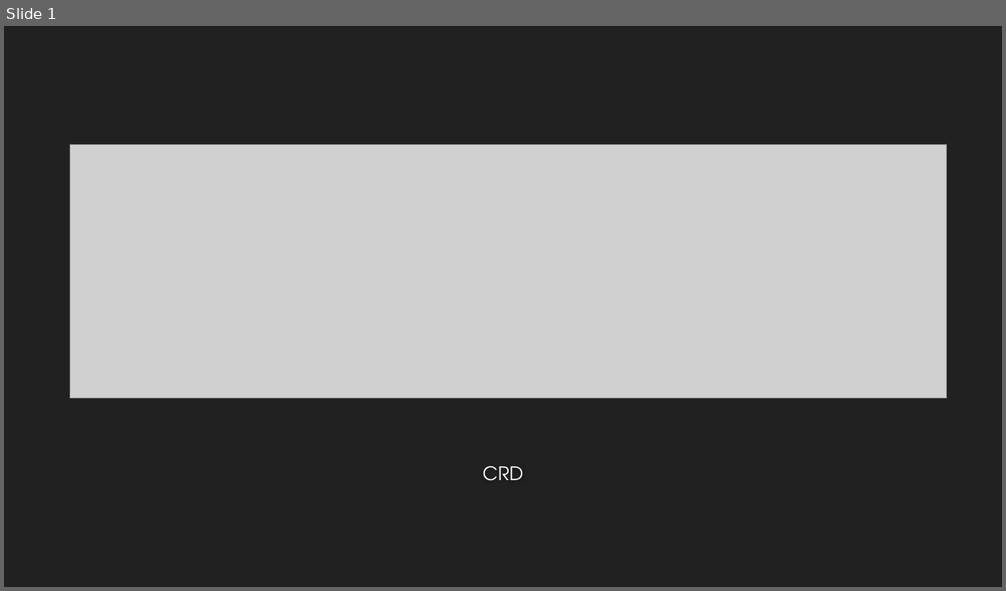
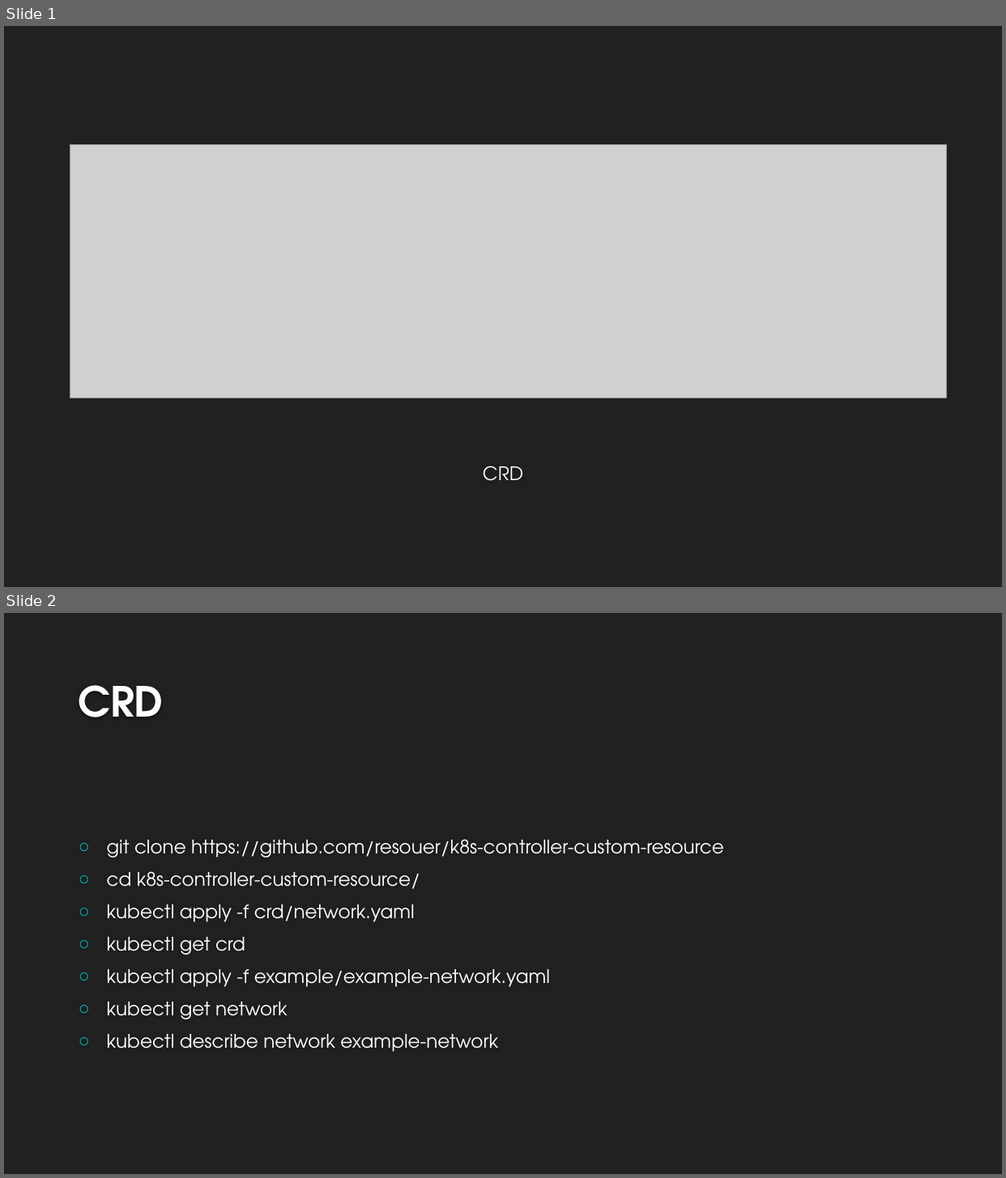
Before and after one commit to airuitian/CloudNative, a slide deck: kubernetes/k8s008.pptx. Shown one above the other, each under a label of ours: slide 1 before the commit, slides 1 and 2 after it. The pictures are 1006x591 and 1006x1178 pixels, drawn with LibreOffice and Linux fonts; fonts in the diff are those of the drawing; grey boxes stand for pictures; background and template pictures are left out. Boxes give left, top, right and bottom in pixels: in the first picture for what was removed or moved away, otherwise in the second. Text is boxed around its words. In the diff, an @@ line names an element or a change of style, - is before the commit and + after.

```diff
--- a/kubernetes/k8s008.pptx
+++ b/kubernetes/k8s008.pptx
@@ slide 2 added at [4, 613, 1002, 1174], background #212121 @@
@@ title added at [78, 685, 164, 717], 40 pt, text #FEFEFE, bold @@
+CRD
@@ text added at [107, 839, 724, 1052], 18 pt, text #FFFFFF @@
+○ git clone https://github.com/resouer/k8s-controller-custom-resource
+○ cd k8s-controller-custom-resource/
+○ kubectl apply -f crd/network.yaml
+○ kubectl get crd
+○ kubectl apply -f example/example-network.yaml
+○ kubectl get network
+○ kubectl describe network example-network
```
Also in this commit, not shown: 2 other slides added, 1 slide removed, 1 other file.
